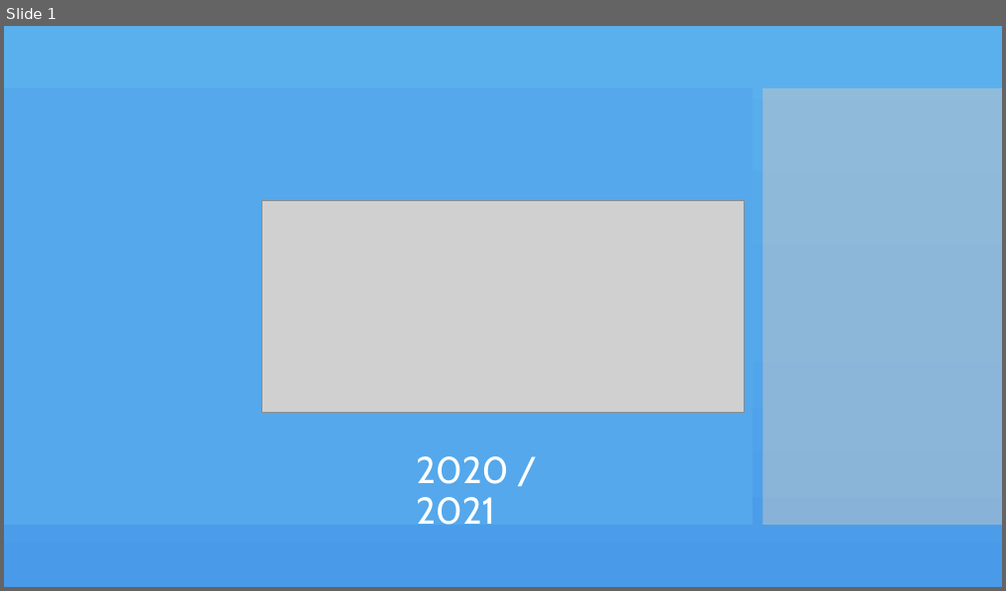
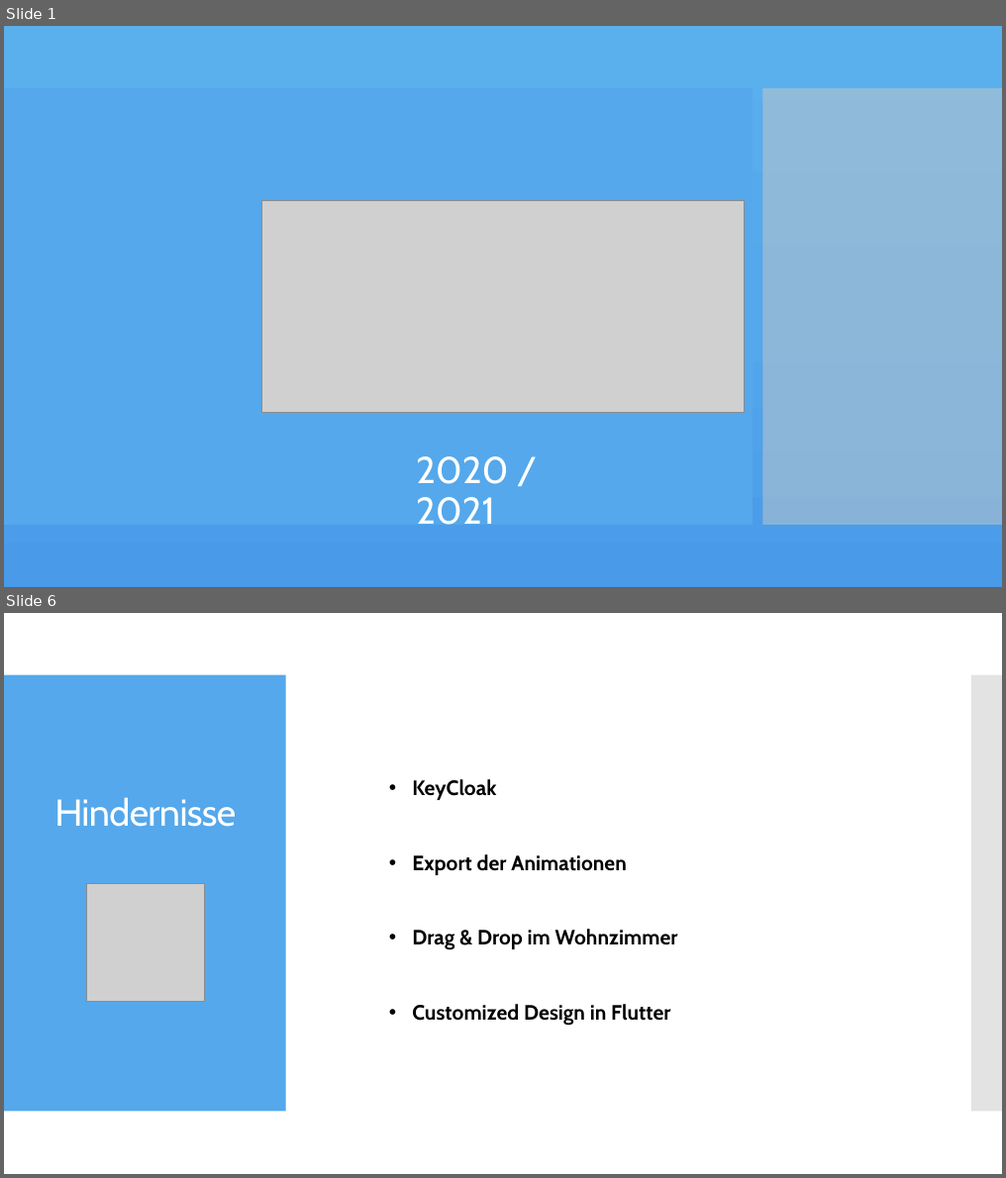
Before and after one commit to MoBoldi/VitaChi, a slide deck: powerpoint/VitaChi_Präs.pptx. Shown one above the other, each under a label of ours: slide 1 before the commit, slides 1 and 6 after it; the slides between them are not shown. The pictures are 1006x591 and 1006x1178 pixels, drawn with LibreOffice and Linux fonts; fonts in the diff are those of the drawing; grey boxes stand for pictures; background and template pictures are left out. Boxes give left, top, right and bottom in pixels: in the first picture for what was removed or moved away, otherwise in the second. Text is boxed around its words. In the diff, an @@ line names an element or a change of style, - is before the commit and + after.

```diff
--- a/powerpoint/VitaChi_Präs.pptx
+++ b/powerpoint/VitaChi_Präs.pptx
@@ slide 6 added at bbox=[4, 613, 1002, 1174], background #FFFFFF @@
@@ rectangle added at bbox=[4, 675, 286, 1112], fill #54A8EB @@
@@ rectangle added at bbox=[971, 675, 1002, 1112], fill #C8C8C8 at 50% opacity @@
@@ text added at bbox=[412, 779, 678, 1026], 20 pt, text #000000, bold @@
+• KeyCloak
+• Export der Animationen
+• Drag & Drop im Wohnzimmer
+• Customized Design in Flutter
@@ title added at bbox=[54, 797, 236, 827], 36 pt, text #FFFFFF @@
+Hindernisse
@@ picture added at bbox=[86, 884, 204, 1001] @@
```
Also in this commit, not shown: 2 slides changed, 4 other slides added.
